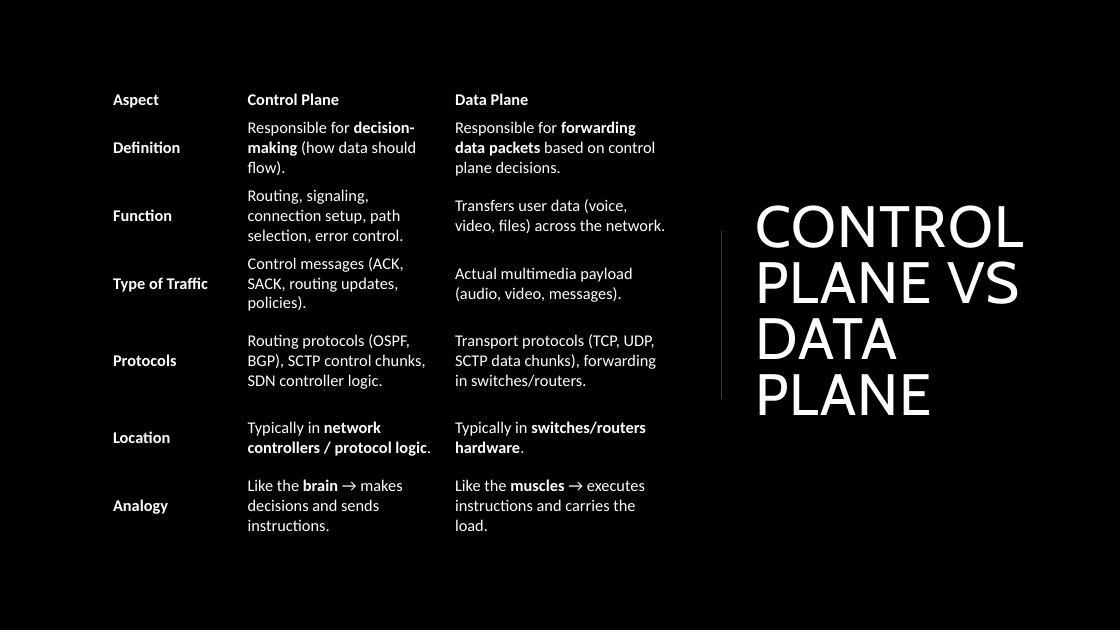
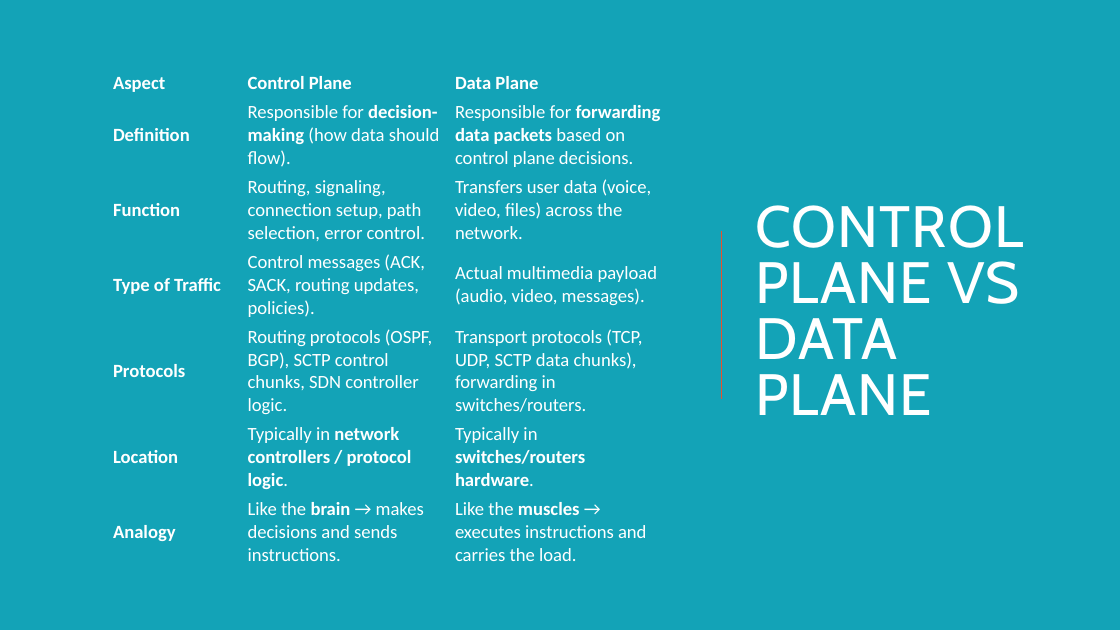
Before and after one commit to AyuTUL/IV, a slide deck: slide 8 of CN/Multimedia&FutureNetworking.pptx. Drawn at 1120x630 pixels with LibreOffice and Linux fonts; fonts in the diff are those of the drawing. Boxes give left, top, right and bottom in pixels: in the first picture for what was removed or moved away, otherwise in the second. Text is boxed around its words. In the diff, an @@ line names an element or a change of style, - is before the commit and + after.

```diff
--- a/CN/Multimedia&FutureNetworking.pptx
+++ b/CN/Multimedia&FutureNetworking.pptx
@@ background #000000 to #13A3B7 @@
@@ table at (107,69,672,565) @@
@@ size 14 to 16 pt @@
@@ table: place and size @@
-table at (107,86,672,539)
+table at (107,69,672,565)
@@ line (722, 399) - (722, 231): stroke #4F2B5B 1.5 pt to #E7512E 1.5 pt @@
```
Also in this commit, not shown: 19 other slides changed, 3 slides added.
